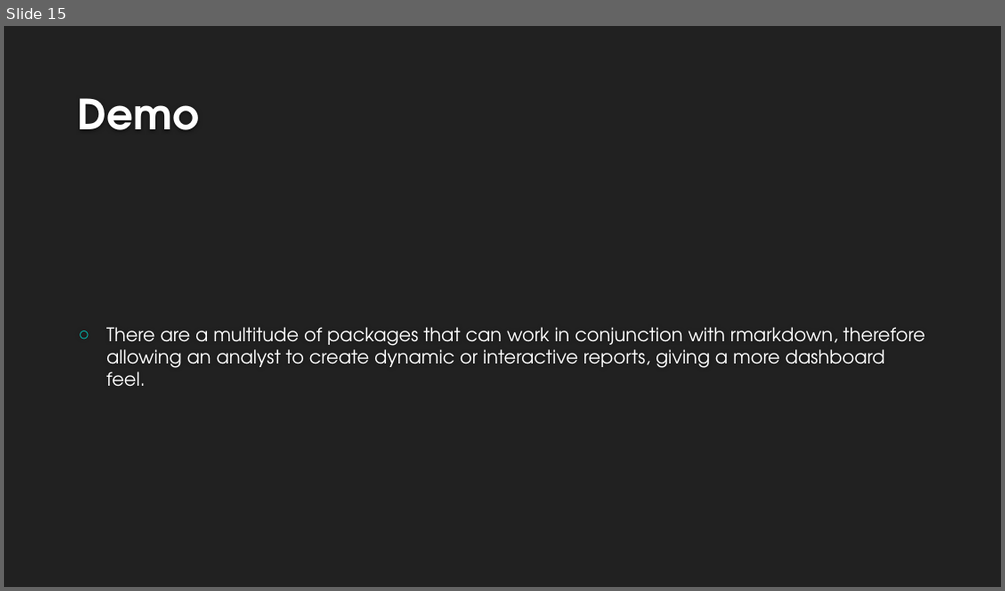
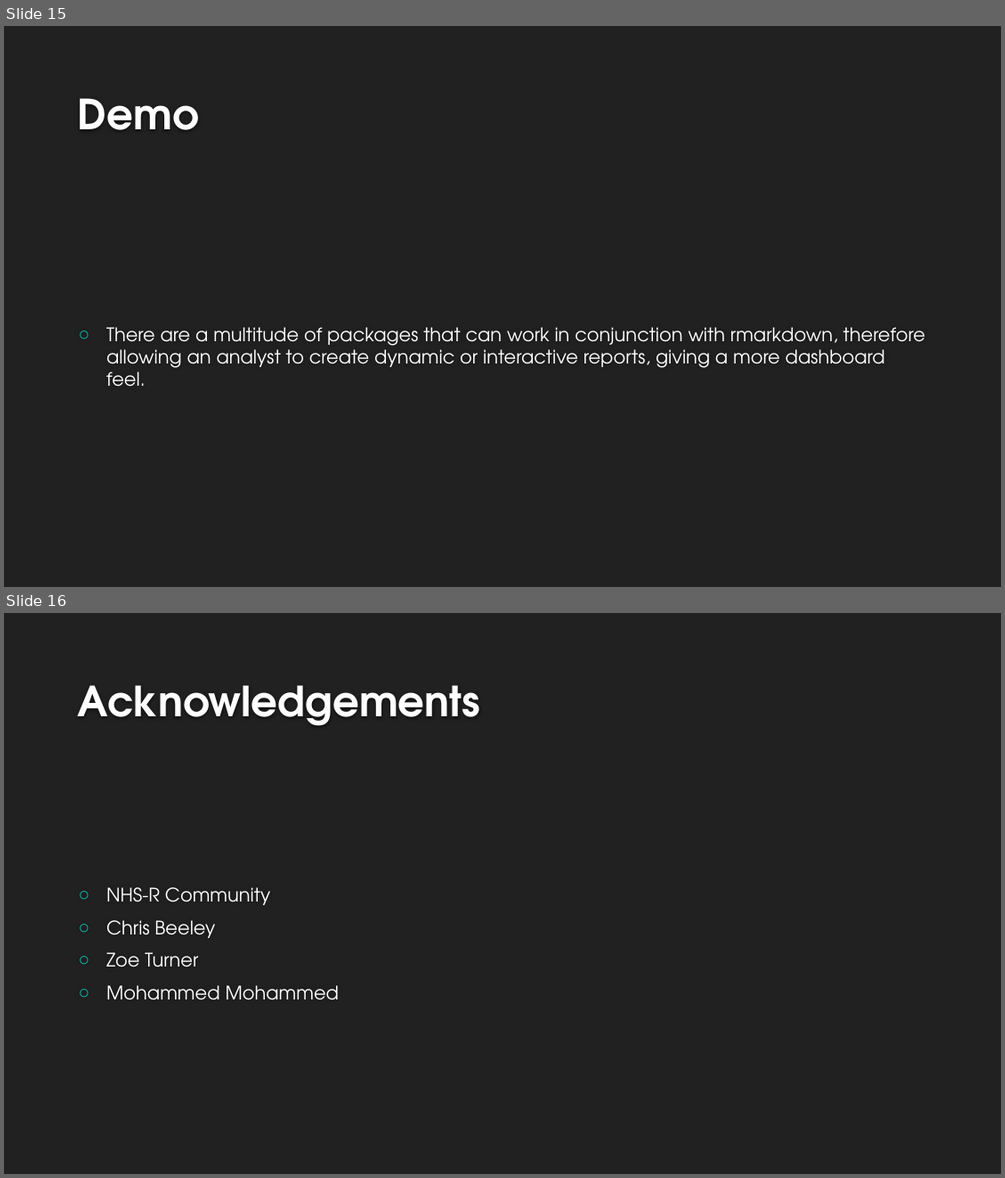
Before and after one commit to nhs-r-community/intro_rmd, a slide deck: Intro to Rmarkdown.pptx. Shown one above the other, each under a label of ours: slide 15 before the commit, slides 15 and 16 after it. The pictures are 1005x591 and 1005x1178 pixels, drawn with LibreOffice and Linux fonts; fonts in the diff are those of the drawing; background and template pictures are left out. Boxes give left, top, right and bottom in pixels: in the first picture for what was removed or moved away, otherwise in the second. Text is boxed around its words. In the diff, an @@ line names an element or a change of style, - is before the commit and + after.

```diff
--- a/Intro to Rmarkdown.pptx
+++ b/Intro to Rmarkdown.pptx
@@ slide 16 added at [4,613,1001,1174], background #212121 @@
@@ title added at [78,685,480,726], 40 pt, text #FEFEFE, bold @@
+Acknowledgements
@@ text added at [106,887,340,1000], 18 pt, text #FFFFFF @@
+○ NHS-R Community
+○ Chris Beeley
+○ Zoe Turner
+○ Mohammed Mohammed
```
Also in this commit, not shown: 5 slides changed, 12 other files.
